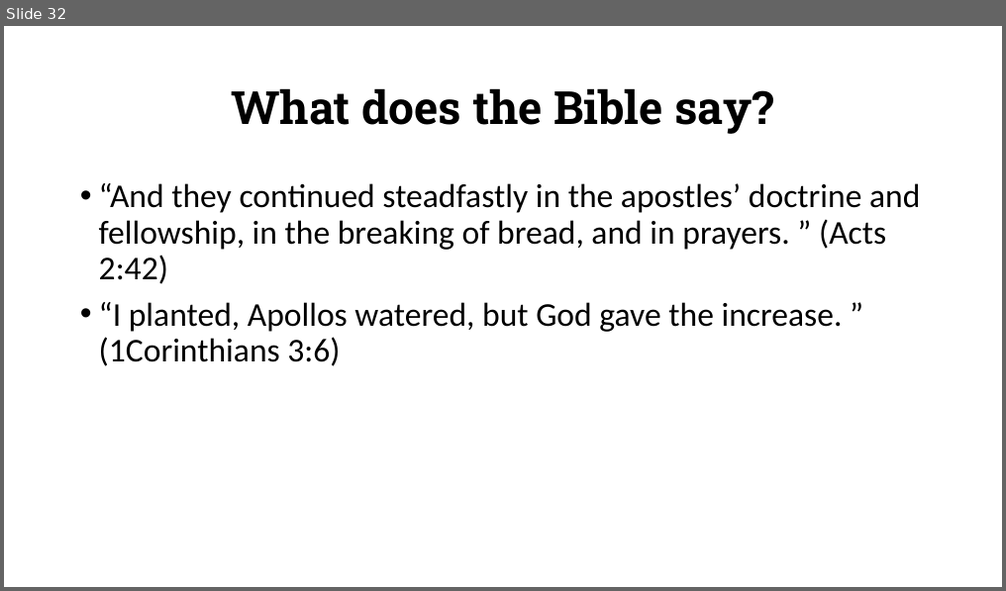
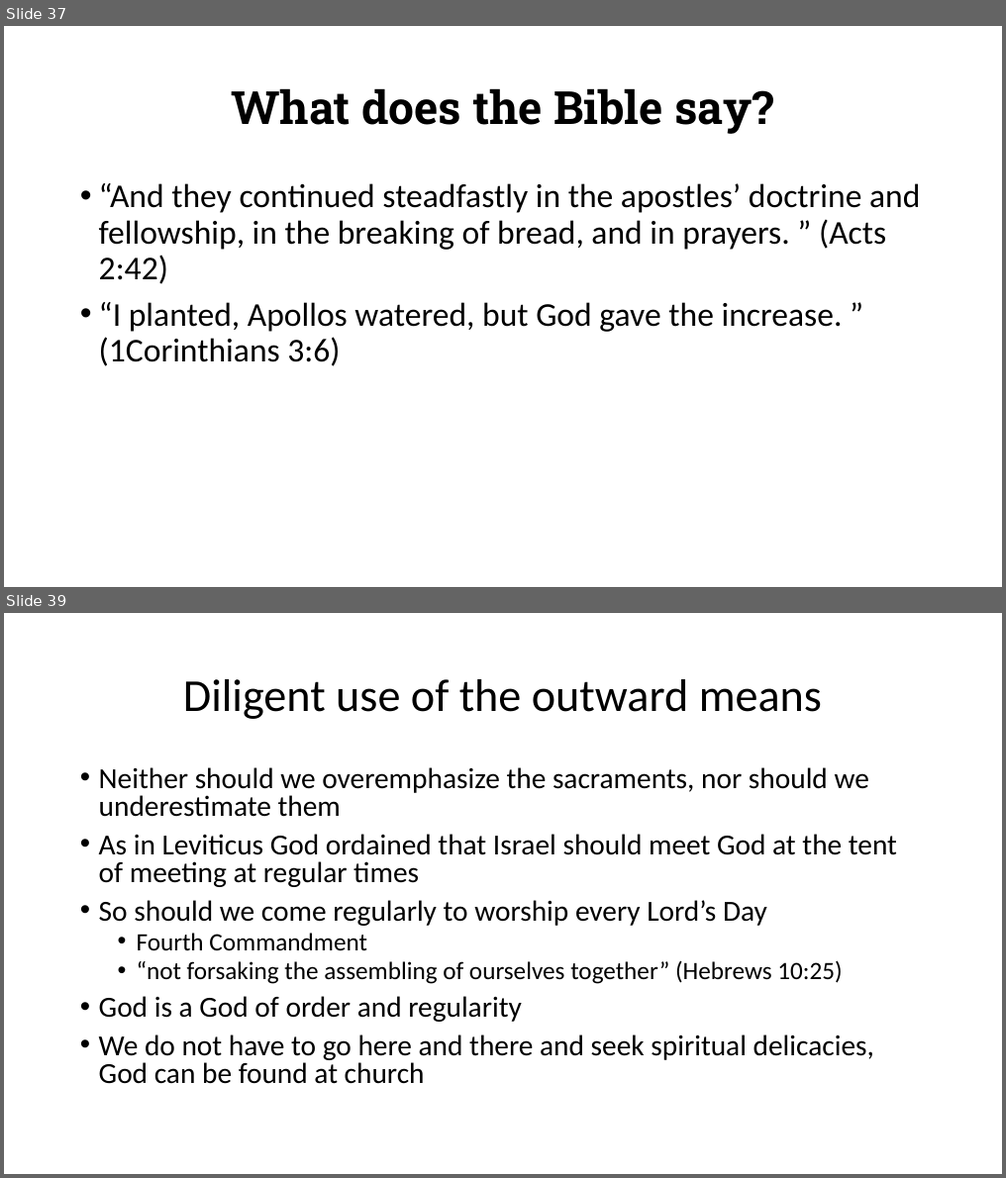
Before and after one commit to csmatyi/calvary_sunday_school, a slide deck: WSC85-88_211205.pptx. Shown one above the other, each under a label of ours: slide 32 before the commit, slides 37 and 39 after it; the slides between them are not shown. The pictures are 1006x591 and 1006x1178 pixels, drawn with LibreOffice and Linux fonts; fonts in the diff are those of the drawing. Boxes give left, top, right and bottom in pixels: in the first picture for what was removed or moved away, otherwise in the second. Text is boxed around its words. In the diff, an @@ line names an element or a change of style, - is before the commit and + after.

```diff
--- a/WSC85-88_211205.pptx
+++ b/WSC85-88_211205.pptx
@@ slide 39 added at <box>4,613,1002,1174</box>, background #FFFFFF @@
@@ title added at <box>183,679,822,719</box>, 44 pt, text #000000 @@
+Diligent use of the outward means
@@ text added at <box>99,767,897,1084</box>, 28 pt, text #000000 @@
+• Neither should we overemphasize the sacraments, nor should we underestimate them
+• As in Leviticus God ordained that Israel should meet God at the tent of meeting at regular times
+• So should we come regularly to worship every Lord’s Day
+  • Fourth Commandment
+  • “not forsaking the assembling of ourselves together” (Hebrews 10:25)
+• God is a God of order and regularity
+• We do not have to go here and there and seek spiritual delicacies, God can be found at church
@@ what was slide 32 is now slide 37 @@
```
Also in this commit, not shown: 3 slides changed, 8 other slides added.
